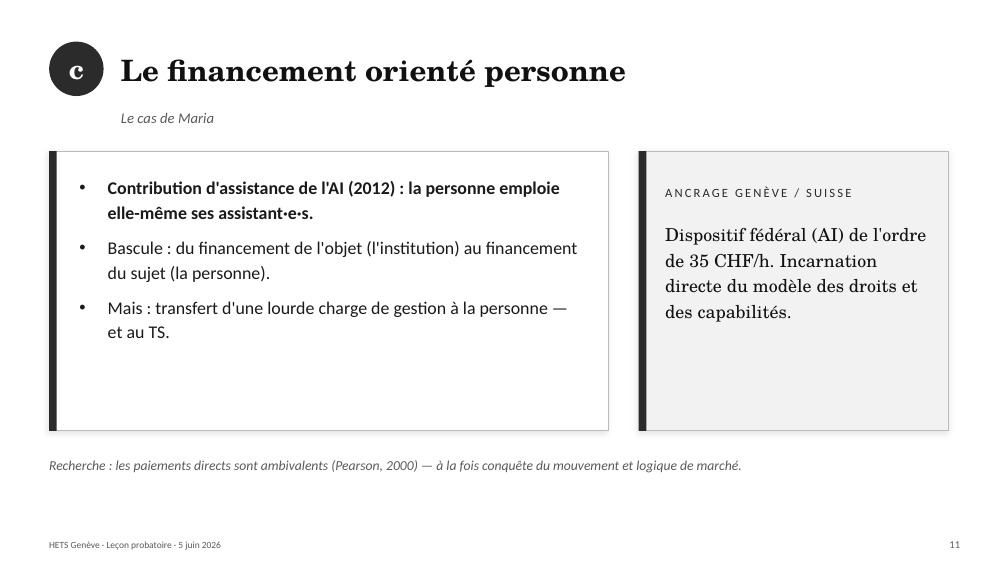
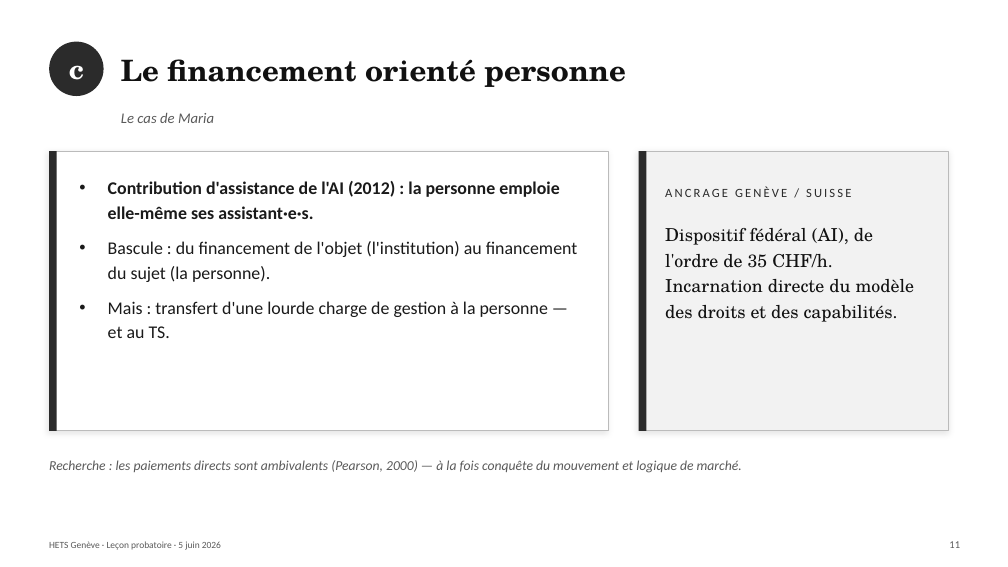
Before and after one commit to pierrebrasseur/cours-handicap-ts, a slide deck: slide 15 of docs/pdfs/Brasseur_lecon_5juin.pptx (slide 14 before the commit). Drawn at 1008x567 pixels with LibreOffice and Linux fonts; fonts in the diff are those of the drawing. Boxes give left, top, right and bottom in pixels: in the first picture for what was removed or moved away, otherwise in the second. Text is boxed around its words. In the diff, an @@ line names an element or a change of style, - is before the commit and + after.

```diff
--- a/docs/pdfs/Brasseur_lecon_5juin.pptx
+++ b/docs/pdfs/Brasseur_lecon_5juin.pptx
@@ text at bbox=[665, 228, 915, 322]: text changed @@
-Dispositif fédéral (AI) de l'ordre de 35 CHF/h. Incarnation directe du modèle des droits et des capabilités.
+Dispositif fédéral (AI), de l'ordre de 35 CHF/h. Incarnation directe du modèle des droits et des capabilités.
```
Also in this commit, not shown: 3 other slides changed.
